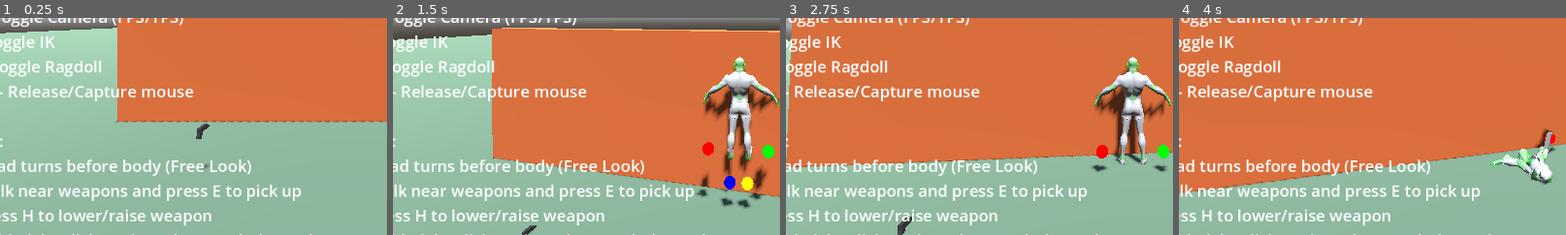
Above: before the commit, frames 1-4 (left to right).
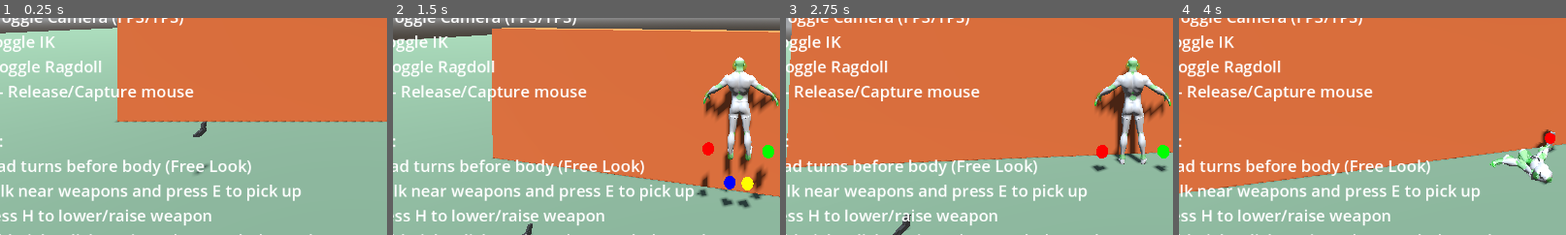
Above: after the commit, the same moments.

Repository: lmf-git/fpsikanimragdoll
Game: Godot game, scene res://world.tscn
Same seed, same stepped clock (60 frames per second), same inputs: the game is played once before the commit and once after it.
Inputs (mouse positions are % of the whole screen's width and height, from its top left):
- Up to frame 1 (0.25 s): no input
- Up to frame 2 (1.5 s): tap Enter at 0.5 s; move the mouse to (55, 50) at 0.52 s; hold Shift (sprint) 0.53-1.28 s; hold W (move_forward) from 0.53 s (still down); click (55, 50) at 0.67 s; tap Space (jump) at 0.77 s; move the mouse to (45, 50) at 1.27 s; tap O (toggle_camera) at 1.35 s
- Up to frame 3 (2.75 s): keep holding W (move_forward); tap Space (jump) at 1.52 s; move the mouse to (52, 48) at 2.02 s; hold I (toggle_ik) from 2.03 s (still down)
- Up to frame 4 (4 s): keep holding W (move_forward); move the mouse to (49, 52) at 2.77 s; release I (toggle_ik) at 2.78 s; tap R (toggle_ragdoll) at 2.85 s; click (49, 52) at 2.92 s; tap Space (jump) at 3.02, 3.77 s; move the mouse to (57, 51) at 3.52 s; tap E at 3.6 s
The pictures show only the part of the screen within x 5-55%, y 50-100%; the shares and areas given below are measured in that part.

The runs differ from the first frame. In frame 1, 0.1% of the frame differs, in the area x 49-55%, y 47-73%; in frame 2, less than 0.1%; in frame 3, 0.1%; in frame 4, 0.2%, in the area x 92-98%, y 50-63%.

Commit message:
Fix weapon orientation without breaking hand IK - rotate visual model only

Diff:
--- a/pistol.tscn
+++ b/pistol.tscn
@@ -32,35 +32,38 @@
 weapon_type = 0
 weapon_name = "Pistol"
 is_two_handed = false
-main_grip = NodePath("MainGrip")
+main_grip = NodePath("VisualRoot/MainGrip")
 
 [node name="CollisionShape3D" type="CollisionShape3D" parent="."]
 shape = SubResource("BoxShape3D_pistol")
 
-[node name="Slide" type="MeshInstance3D" parent="."]
+[node name="VisualRoot" type="Node3D" parent="."]
+transform = Transform3D(1, 0, 0, 0, -1, 0, 0, 0, -1, 0, 0, 0)
+
+[node name="Slide" type="MeshInstance3D" parent="VisualRoot"]
 transform = Transform3D(1, 0, 0, 0, 1, 0, 0, 0, 1, 0, 0.02, -0.015)
 mesh = SubResource("BoxMesh_slide")
 surface_material_override/0 = SubResource("Material_pistol")
 
-[node name="Barrel" type="MeshInstance3D" parent="."]
+[node name="Barrel" type="MeshInstance3D" parent="VisualRoot"]
 transform = Transform3D(1, 0, 0, 0, 1, 0, 0, 0, 1, 0, 0, -0.1)
 mesh = SubResource("BoxMesh_barrel")
 surface_material_override/0 = SubResource("Material_pistol")
 
-[node name="Grip" type="MeshInstance3D" parent="."]
+[node name="Grip" type="MeshInstance3D" parent="VisualRoot"]
 transform = Transform3D(1, 0, 0, 0, 0.92388, 0.382683, 0, -0.382683, 0.92388, 0, -0.04, 0.04)
 mesh = SubResource("BoxMesh_grip")
 surface_material_override/0 = SubResource("Material_pistol")
 
-[node name="TriggerGuard" type="MeshInstance3D" parent="."]
+[node name="TriggerGuard" type="MeshInstance3D" parent="VisualRoot"]
 transform = Transform3D(1, 0, 0, 0, 1, 0, 0, 0, 1, 0, -0.015, 0.01)
 mesh = SubResource("BoxMesh_trigger_guard")
 surface_material_override/0 = SubResource("Material_pistol")
 
-[node name="Trigger" type="MeshInstance3D" parent="."]
+[node name="Trigger" type="MeshInstance3D" parent="VisualRoot"]
 transform = Transform3D(1, 0, 0, 0, 1, 0, 0, 0, 1, 0, -0.02, 0.015)
 mesh = SubResource("BoxMesh_trigger")
 surface_material_override/0 = SubResource("Material_pistol")
 
-[node name="MainGrip" type="Node3D" parent="."]
+[node name="MainGrip" type="Node3D" parent="VisualRoot"]
 transform = Transform3D(1, 0, 0, 0, 1, 0, 0, 0, 1, 0, -0.04, 0.04)
--- a/weapon.gd
+++ b/weapon.gd
@@ -147,8 +147,8 @@
 		# Get grip offset in local space
 		var grip_local_pos = main_grip.position
 
-		# Apply rotation offset - rotate 180 degrees around Z axis to fix upside-down orientation
-		transform.basis = Basis().rotated(Vector3.FORWARD, deg_to_rad(180))
+		# No rotation offset needed - hand IK handles orientation
+		transform.basis = Basis()
 
 		# Position weapon so grip point is at hand origin (0,0,0 in hand local space)
 		# This means weapon position = -grip_offset rotated by weapon basis
